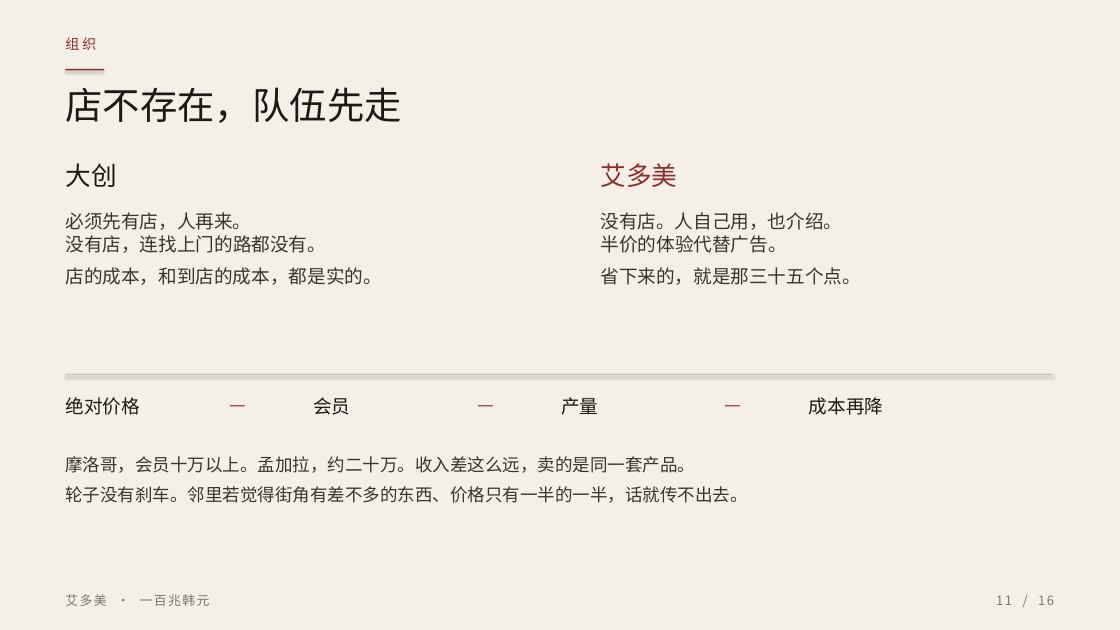
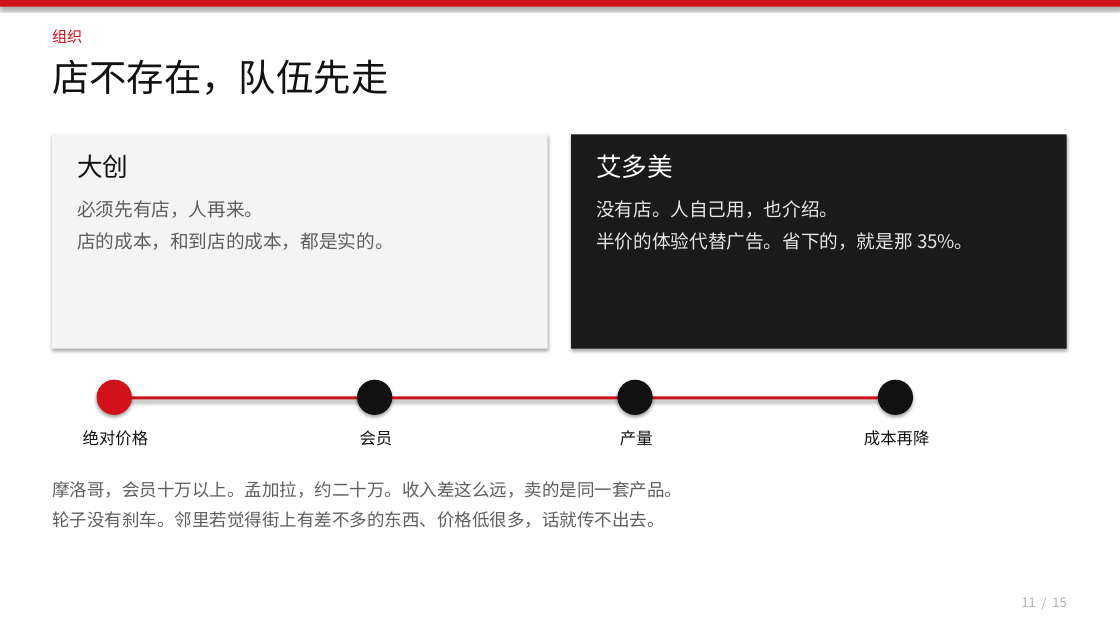
Before and after one commit to headshot9999/xiaoyi, a slide deck: slide 11 of 艾多美何以成为100兆韩元企业.pptx. Drawn at 1120x630 pixels with LibreOffice and Linux fonts; fonts in the diff are those of the drawing. Boxes give left, top, right and bottom in pixels: in the first picture for what was removed or moved away, otherwise in the second. Text is boxed around its words. In the diff, an @@ line names an element or a change of style, - is before the commit and + after.

```diff
--- a/艾多美何以成为100兆韩元企业.pptx
+++ b/艾多美何以成为100兆韩元企业.pptx
@@ background #F4F0E8 to #FFFFFF @@
@@ rectangle added at bbox=[0, 0, 1120, 7], fill #D0121A @@
@@ text "组织": place and size @@
-text "组织" at bbox=[65, 37, 96, 50]
+text "组织" at bbox=[52, 29, 82, 43]
@@ text "组织" at bbox=[52, 29, 82, 43]: size 12 to 13 pt, text colour #8E2E2A to #D0121A, letter spacing 2.4 to 0 pt @@
@@ text "店不存在，队伍先走": place and size @@
-text "店不存在，队伍先走" at bbox=[65, 87, 401, 123]
+text "店不存在，队伍先走" at bbox=[52, 59, 388, 95]
@@ text "店不存在，队伍先走" at bbox=[52, 59, 388, 95]: text colour #1C1916 to #121212 @@
@@ rectangle removed at bbox=[66, 69, 104, 71] @@
@@ rectangle added at bbox=[52, 134, 548, 349], fill #F4F4F4 @@
@@ rectangle added at bbox=[571, 134, 1067, 349], fill #1A1A1A @@
@@ text "大创" at bbox=[77, 154, 128, 178]: text colour #1C1916 to #121212 @@
@@ text "大创": place and size @@
-text "大创" at bbox=[65, 163, 116, 187]
+text "大创" at bbox=[77, 154, 128, 178]
@@ text "艾多美": place and size @@
-text "艾多美" at bbox=[601, 163, 678, 187]
+text "艾多美" at bbox=[596, 154, 673, 178]
@@ text "艾多美" at bbox=[596, 154, 673, 178]: text colour #8E2E2A to #FFFFFF @@
@@ text at bbox=[77, 200, 394, 250]: text changed; text colour #3A342F to #5E5E5E @@
-必须先有店，人再来。
-没有店，连找上门的路都没有。
-店的成本，和到店的成本，都是实的。
+必须先有店，人再来。
+店的成本，和到店的成本，都是实的。
@@ text at bbox=[596, 200, 973, 250]: text changed; text colour #3A342F to #E6E6E6 @@
-没有店。人自己用，也介绍。
-半价的体验代替广告。
-省下来的，就是那三十五个点。
+没有店。人自己用，也介绍。
+半价的体验代替广告。省下的，就是那 35%。
@@ ellipse added at bbox=[97, 380, 132, 415], fill #D0121A @@
@@ ellipse added at bbox=[357, 380, 392, 415], fill #111111 @@
@@ ellipse added at bbox=[618, 380, 653, 415], fill #111111 @@
@@ ellipse added at bbox=[878, 380, 913, 415], fill #111111 @@
@@ rectangle: place and size @@
-rectangle at bbox=[66, 374, 1053, 375]
+rectangle at bbox=[115, 397, 897, 400]
@@ rectangle at bbox=[115, 397, 897, 400]: fill #C9C1B6 to #D0121A @@
@@ text removed at bbox=[221, 393, 255, 427] @@
-—
@@ text removed at bbox=[469, 393, 502, 427] @@
-—
@@ text removed at bbox=[717, 393, 750, 427] @@
-—
@@ size 16 to 14 pt, text colour #1C1916 to #121212; alignment left to centre in 4 elements at bbox=[864, 430, 929, 446], bbox=[620, 430, 653, 445], bbox=[360, 430, 393, 446], bbox=[83, 430, 148, 446] @@
@@ text "绝对价格": place and size @@
-text "绝对价格" at bbox=[66, 397, 140, 415]
+text "绝对价格" at bbox=[83, 430, 148, 446]
@@ text "会员": place and size @@
-text "会员" at bbox=[313, 397, 350, 415]
+text "会员" at bbox=[360, 430, 393, 446]
@@ text "产量": place and size @@
-text "产量" at bbox=[561, 397, 598, 415]
+text "产量" at bbox=[620, 430, 653, 445]
@@ text "成本再降": place and size @@
-text "成本再降" at bbox=[809, 397, 884, 415]
+text "成本再降" at bbox=[864, 430, 929, 446]
@@ text at bbox=[52, 481, 682, 528]: text changed; text colour #3A342F to #5E5E5E @@
-摩洛哥，会员十万以上。孟加拉，约二十万。收入差这么远，卖的是同一套产品。
-轮子没有刹车。邻里若觉得街角有差不多的东西、价格只有一半的一半，话就传不出去。
+摩洛哥，会员十万以上。孟加拉，约二十万。收入差这么远，卖的是同一套产品。
+轮子没有刹车。邻里若觉得街上有差不多的东西、价格低很多，话就传不出去。
@@ text removed at bbox=[65, 594, 210, 606] @@
-艾多美 · 一百兆韩元
@@ text at bbox=[1022, 598, 1066, 607]: text changed; text colour #7C756E to #B0B0B0 @@
-11 / 16
+11 / 15
```
Also in this commit, not shown: 14 other slides changed, 1 slide removed, 2 other files.
